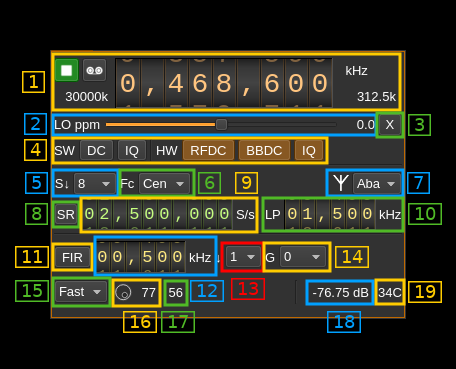
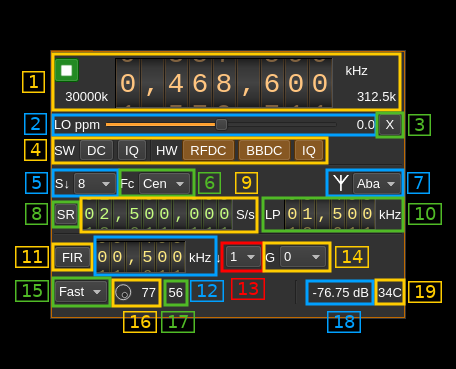
Comparing the layer stacks of the two w=456, h=369 images. Changes:
added layer "Patch_01" above "2019-07-26-000546_360x319_scrot.png" over [82, 58, 107, 82]
